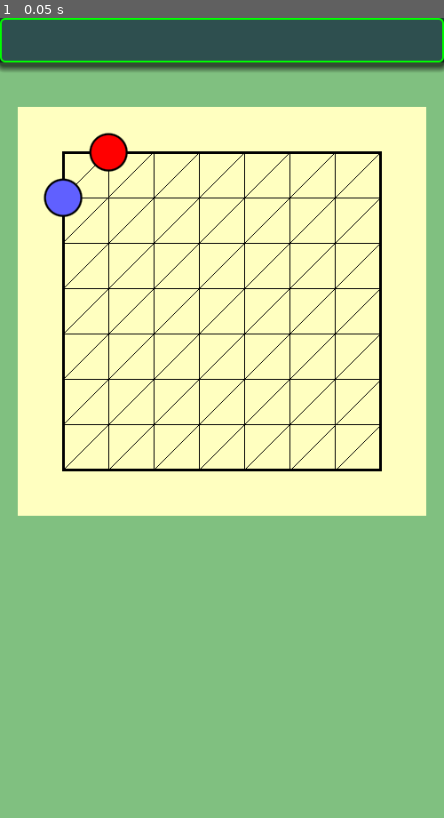
Above: before the commit, frame 1.
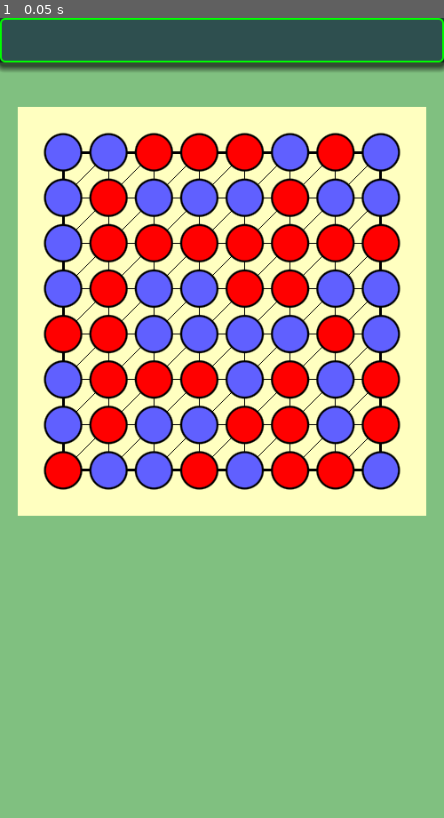
Above: after the commit, the same moment.

Repository: vivisuke/HexGame
Game: Godot game, scene res://main.tscn
Same seed, same stepped clock (60 frames per second), same inputs: the game is played once before the commit and once after it.
Inputs:
- Up to frame 1 (0.05 s): no input

The runs differ from the first frame. In frame 1, 22% of the frame differs, in the area x 9-91%, y 14-59%.

Commit message:
0010 ◎ C 01/23 01/23 0.001│ToDo│空が無くなるまでランダムゲーム可能に

Diff:
--- a/hexgame/scripts/Board.gd
+++ b/hexgame/scripts/Board.gd
@@ -2,28 +2,27 @@
 extends Node
 
 enum {
-	EMPTY = 0, BLACK, WHITE,
+	EMPTY = 0, BLACK, WHITE, WALL
 }
 const BD_WIDTH = 8
 const ARY_WIDTH = BD_WIDTH + 1
 const ARY_HEIGHT = BD_WIDTH + 2
 const ARY_SIZE = ARY_WIDTH * ARY_HEIGHT
-#const col_str = ".XO"
-const col_str = ". X O "
-#const col_str = "・●◯"
+#const col_str = ".XO#"
+const col_str = ". X O # "
+#const col_str = "・●◯＃"
 
 #var m_cells = []
-var m_cells = PackedByteArray()
+var m_cells : PackedByteArray
 
 func xyToIndex(x, y): return (y+1)*ARY_WIDTH + x
 
 func _init():
 	m_cells.resize(ARY_SIZE)
-	m_cells.fill(EMPTY)
-	#for i in range(BD_SIZE):
-	#	m_cells[i] = []
-	#	m_cells[i].resize(BD_SIZE)
-	#	m_cells[i].fill(EMPTY)
+	m_cells.fill(WALL)
+	for y in range(BD_WIDTH):
+		for x in range(BD_WIDTH):
+			m_cells[xyToIndex(x, y)] = EMPTY
 func print():
 	for y in range(BD_WIDTH):
 		var txt = ""
@@ -40,6 +39,16 @@
 	m_cells[xyToIndex(x, y)] = BLACK
 func put_white(x, y):
 	m_cells[xyToIndex(x, y)] = WHITE
+func sel_move_random() -> Vector2:
+	var lst : PackedVector2Array
+	for y in range(BD_WIDTH):
+		for x in range(BD_WIDTH):
+			if m_cells[xyToIndex(x, y)] == EMPTY: lst.push_back(Vector2(x, y))
+	print("lst.size = ", lst.size())
+	if lst.size() != 0:
+		return lst[randi() % lst.size()]
+	else:
+		return Vector2(-1, -1)
 func _ready():
 	pass # Replace with function body.
 func _process(delta):
--- a/hexgame/scripts/board_rect.gd
+++ b/hexgame/scripts/board_rect.gd
@@ -9,7 +9,7 @@
 
 # Called when the node enters the scene tree for the first time.
 func _ready():
-	print("CELL_WD = ", CELL_WD)
+	#print("CELL_WD = ", CELL_WD)
 	pass # Replace with function body.
 
 func xyToPos(x, y):
--- a/hexgame/scripts/main.gd
+++ b/hexgame/scripts/main.gd
@@ -5,8 +5,15 @@
 func _ready():
 	bd = Board.new()
 	$BoardRect.bd = bd
-	bd.put_black(0, 1)
-	bd.put_white(1, 0)
+	#bd.put_black(0, 1)
+	#bd.put_white(1, 0)
+	#bd.print()
+	var next = Board.BLACK
+	for i in range(Board.BD_WIDTH * Board.BD_WIDTH):
+		var pos = bd.sel_move_random()
+		print("put pos = ", pos)
+		bd.put_col(pos.x, pos.y, next)
+		next = (Board.BLACK + Board.WHITE) - next
 	bd.print()
 	pass # Replace with function body.
 
Not shown, changed: HexGame.spr
Not shown, added: hexgame/mai2BE7.tmp
